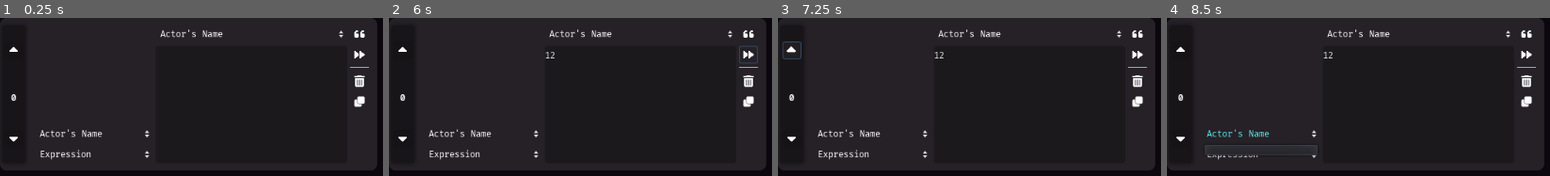
Above: before the commit, frames 1-4 (left to right).
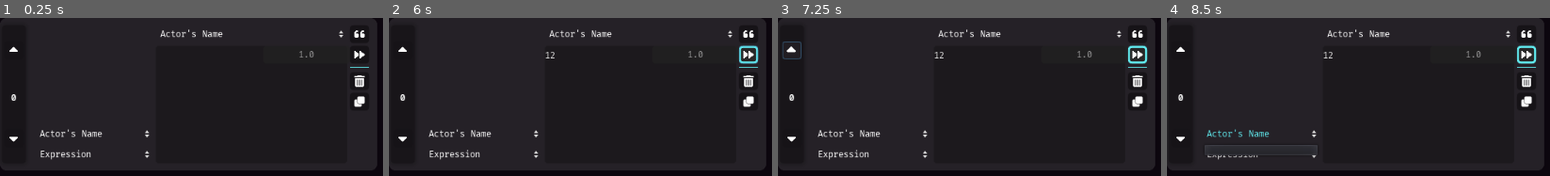
Above: after the commit, the same moments.

Repository: nndda/dlg-set-editor
Game: Godot game, scene res://Scene/ArrayLinesSet.tscn
The game is run twice, just before and just after one commit, with the same random seed, the same clock (stepped at 60 frames per second) and the same inputs. This scene is started directly instead of the project's main scene.
Inputs (mouse positions are in pixels of both pictures, inside the frame that each line leads up to):
- Up to frame 1 (0.25 s): no input
- Up to frame 2 (6 s): click (641, 104) at 0.52 s; type "12" at 0.6 s; click (749, 101) at 1.25 s; click (404, 49) at 2 s; click (404, 138) at 2.75 s; click "Actor's Name" at 3.5 s; click "Expression" at 4.25 s; click (749, 33) at 5 s; click (749, 54) at 5.75 s
- Up to frame 3 (7.25 s): click (793, 49) at 6.5 s
- Up to frame 4 (8.5 s): click (1182, 138) at 7.25 s; click "Actor's Name" at 8 s

The runs differ from the first frame. In frame 1, less than 0.1% of the frame differs, in the area x 78-83%, y 20-25%; in frame 2, 0.4%; in frame 3, 0.4%, in the area x 78-97%, y 17-30%; in frame 4, 0.4%.
Error in both runs: Invalid get index 'auto_backup' (on base: 'String'). (res://global.gd:58)

Commit message:
Implement "speed" property

Diff:
--- a/Scene/ArrayLinesSet.gd
+++ b/Scene/ArrayLinesSet.gd
@@ -19,7 +19,7 @@
 
 onready var actor_expression_option			= self.get_node("VBoxContainer/HBoxContainer/VBoxContainer/Editor/Actor/Expression")
 
-onready var speed_value_input				= self.get_node("VBoxContainer/HBoxContainer/VBoxContainer/Editor/SubOptions/Speed/SpinBox")
+onready var speed_value_input				= self.get_node("VBoxContainer/HBoxContainer/VBoxContainer/Editor/SubOptions/Speed/ValueContainer/LineEdit")
 
 onready var lines							= self.get_node("VBoxContainer/HBoxContainer/VBoxContainer/Editor/LinesEditor/Lines")
 
@@ -133,15 +133,18 @@
 		self.get_position_in_parent() ][ 3 ] = using_quote_option.pressed
 
 	# Typing speed
-	target_set[
-		self.get_position_in_parent() ][ 4 ] = float( speed_value_input.value )
+	if speed_value_input.text.is_valid_float():
+		target_set[
+			self.get_position_in_parent() ][ 4 ] = float( speed_value_input.text)
+	else:
+		target_set[
+			self.get_position_in_parent() ][ 4 ] = 1.0
 
 
 
 func _process(_delta):
 
 	if self.visible and glbl.dict_chr != null:
-
 
 
 		if glbl.dict_cfg.use_portraits:
@@ -149,6 +152,7 @@
 		else:
 			actor_name_option_in_use = actor_name_option_nop
 
+
 		actor_name_option.get_parent().visible = glbl.dict_cfg.use_portraits
 		actor_name_option.get_parent().get_parent().get_node("HS2").visible = glbl.dict_cfg.use_portraits
 		actor_name_option_nop.visible = !glbl.dict_cfg.use_portraits
@@ -157,13 +161,15 @@
 
 		step_label.text = str( self.get_position_in_parent() )
 
+
+
 		if !loading:
 			set_lines_var()
 			set_portrait_img()
 
+
 		else:
 			if self.data_set:
-
 
 				actor_name_option.select(
 					actor_name_option.get_item_index(
@@ -197,7 +203,7 @@
 
 				lines.text					= target_set[ self.get_position_in_parent() ][ 2 ]
 				using_quote_option.pressed	= target_set[ self.get_position_in_parent() ][ 3 ]
-				speed_value_input.value		= target_set[ self.get_position_in_parent() ][ 4 ]
+				speed_value_input.text		= str( target_set[ self.get_position_in_parent() ][ 4 ] )
 
 				loading = false
 
@@ -209,8 +215,9 @@
 
 
 
-		using_speed_option.disabled = glbl.dict_cfg.use_custom_speed
+		using_speed_option.disabled = !glbl.dict_cfg.use_custom_speed
 		using_speed_option.visible = glbl.dict_cfg.use_custom_speed
+		using_speed_option.get_node("ValueContainer").visible = using_speed_option.pressed
 
 
 
@@ -341,6 +348,12 @@
 	pass
 
 
+#func _on_Speed_pressed():
+#	pass # Replace with function body.
+#func _on_Speed_value_changed(value):
+#	pass # Replace with function body.
+
+
 func _on_Expression_item_selected(_index):
 	self.set_portrait_img()
 func set_portrait_img():
--- a/Scene/ArrayLinesSet.tscn
+++ b/Scene/ArrayLinesSet.tscn
@@ -298,7 +298,6 @@
 custom_styles/pressed = ExtResource( 12 )
 toggle_mode = true
 icon = ExtResource( 10 )
-flat = true
 expand_icon = true
 script = ExtResource( 14 )
 
@@ -325,20 +324,21 @@
 custom_styles/pressed = ExtResource( 12 )
 toggle_mode = true
 icon = ExtResource( 16 )
-flat = true
-expand_icon = true
-script = ExtResource( 14 )
-
-[node name="SpinBox" type="SpinBox" parent="VBoxContainer/HBoxContainer/VBoxContainer/Editor/SubOptions/Speed"]
-visible = false
+expand_icon = true
+script = ExtResource( 14 )
+
+[node name="ValueContainer" type="VBoxContainer" parent="VBoxContainer/HBoxContainer/VBoxContainer/Editor/SubOptions/Speed"]
 anchor_left = 1.0
 anchor_right = 1.0
 anchor_bottom = 1.0
 margin_left = -144.0
 margin_right = -26.0
-max_value = 5.0
-value = 1.0
+
+[node name="LineEdit" type="LineEdit" parent="VBoxContainer/HBoxContainer/VBoxContainer/Editor/SubOptions/Speed/ValueContainer"]
+margin_right = 118.0
+margin_bottom = 24.0
 align = 1
+placeholder_text = "1.0"
 
 [node name="HS" type="HSeparator" parent="VBoxContainer/HBoxContainer/VBoxContainer/Editor/SubOptions"]
 margin_top = 56.0
@@ -353,7 +353,6 @@
 mouse_default_cursor_shape = 2
 toggle_mode = true
 icon = ExtResource( 11 )
-flat = true
 expand_icon = true
 script = ExtResource( 14 )
 
@@ -366,7 +365,6 @@
 mouse_filter = 1
 mouse_default_cursor_shape = 2
 icon = ExtResource( 15 )
-flat = true
 icon_align = 1
 expand_icon = true
 script = ExtResource( 14 )
